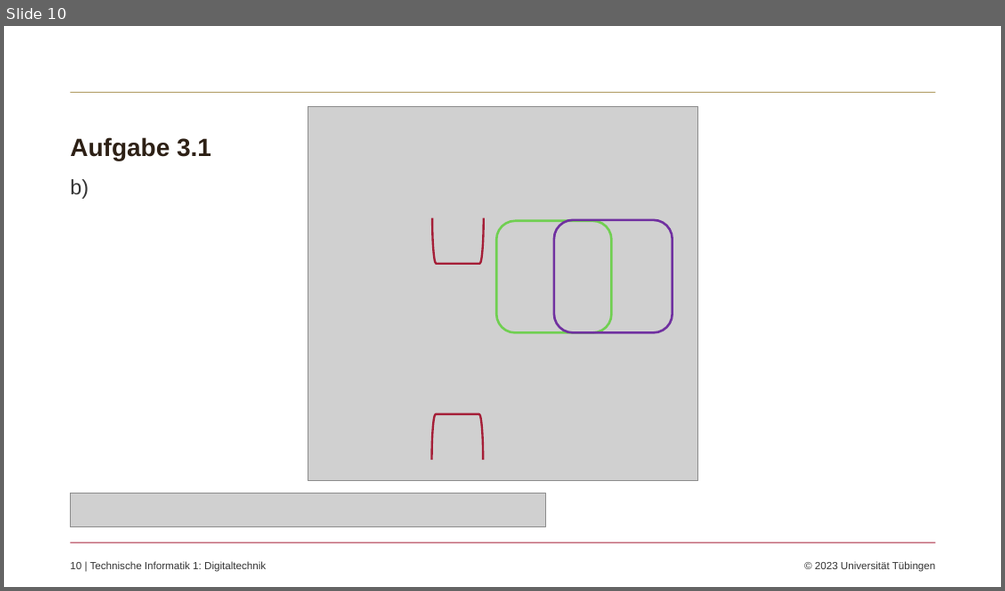
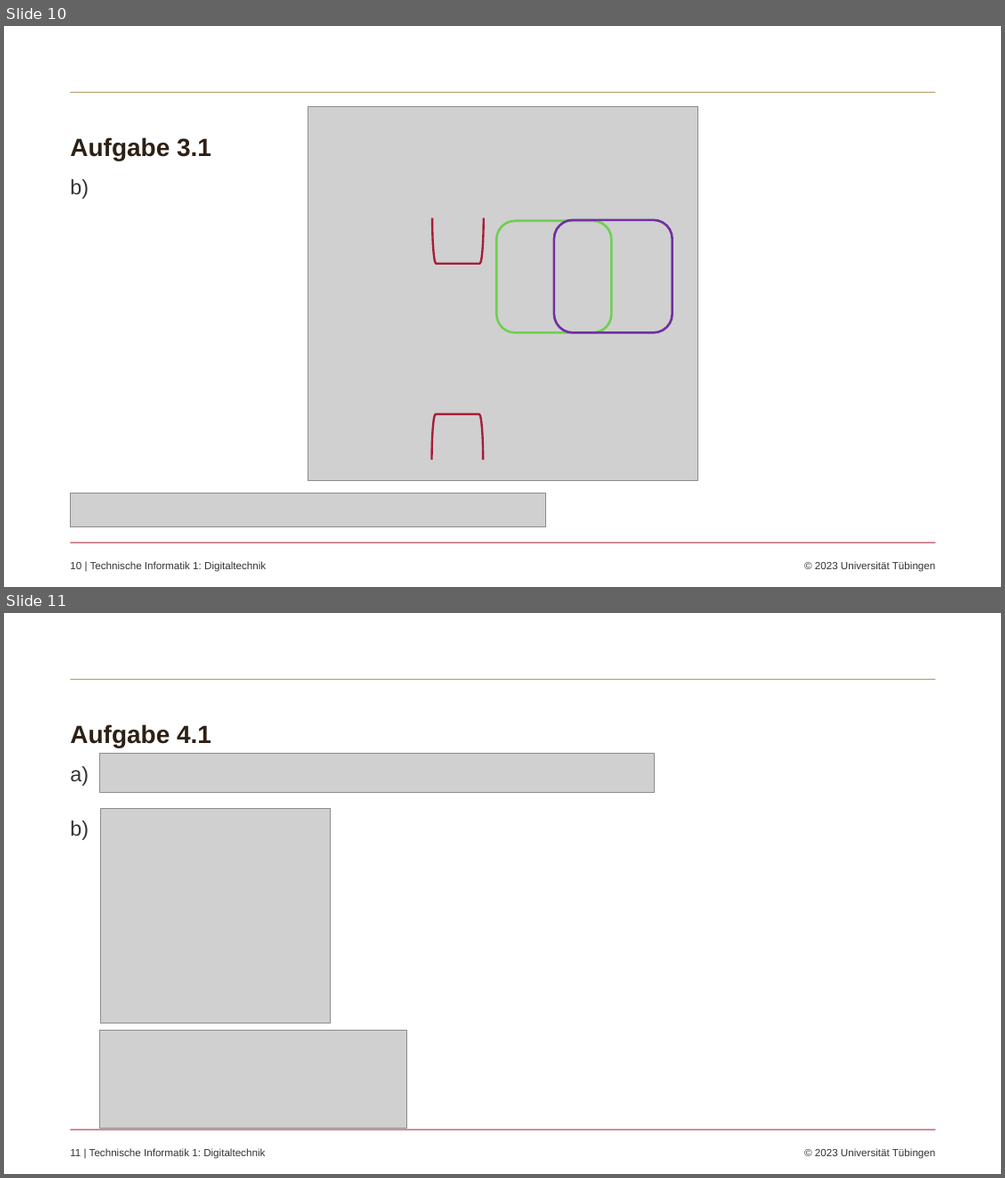
Before and after one commit to koennixer/Probeklausur, a slide deck: Probeklausur.pptx. Shown one above the other, each under a label of ours: slide 10 before the commit, slides 10 and 11 after it. The pictures are 1005x591 and 1005x1178 pixels, drawn with LibreOffice and Linux fonts; fonts in the diff are those of the drawing; grey boxes stand for pictures; background and template pictures are left out. Boxes give left, top, right and bottom in pixels: in the first picture for what was removed or moved away, otherwise in the second. Text is boxed around its words. In the diff, an @@ line names an element or a change of style, - is before the commit and + after.

Commit message:
Aufgabe 4.1 und 4.2

```diff
--- a/Probeklausur.pptx
+++ b/Probeklausur.pptx
@@ slide 11 added at (4, 613, 1001, 1174), background #FFFFFF; not listed: 3 template elements that a slide beside it also shows @@
@@ title added at (70, 724, 211, 747), 24 pt, text #2D2015, bold @@
+Aufgabe 4.1
@@ text added at (70, 766, 89, 840), 20 pt, text #333333 @@
+a)
+b)
@@ picture added at (100, 754, 654, 793) @@
@@ picture added at (100, 808, 331, 1022) @@
@@ picture added at (100, 1030, 407, 1127) @@
```
Also in this commit, not shown: 5 other slides added.
